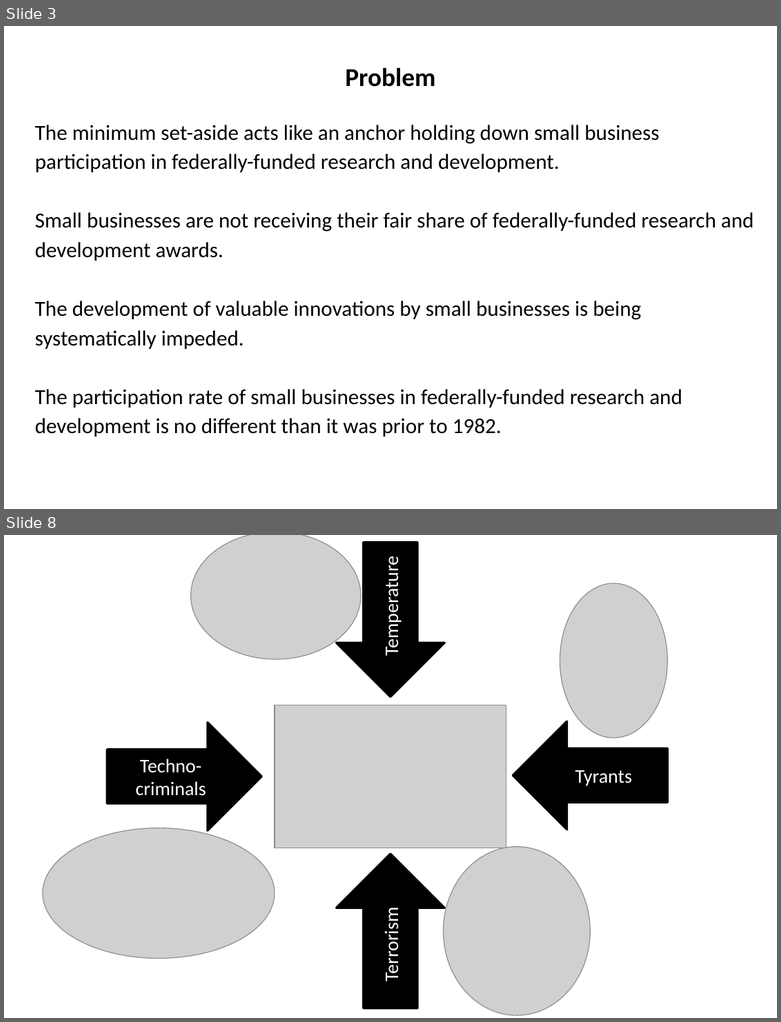
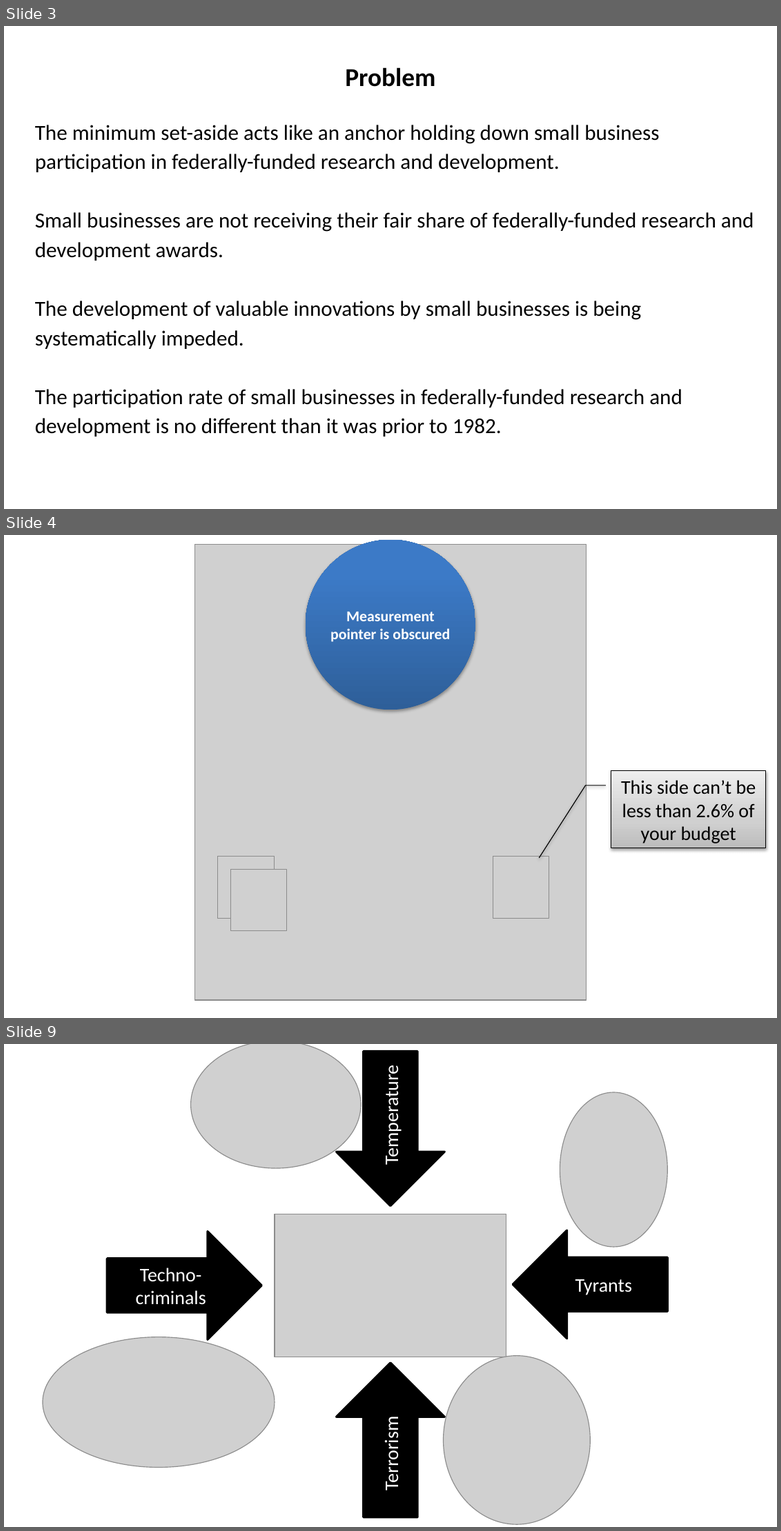
Before and after one commit to SLU-Courses-Townes/POLS6310, a slide deck: FinalProject/Docs/Townes_POLS6310_2019_Spring_FinalProject_Presentation_v00.pptx. Shown one above the other, each under a label of ours: slides 3 and 8 before the commit, slides 3, 4 and 9 after it; the slides between them are not shown. The pictures are 781x1022 and 781x1531 pixels, drawn with LibreOffice and Linux fonts; fonts in the diff are those of the drawing; grey boxes stand for pictures. Boxes give left, top, right and bottom in pixels: in the first picture for what was removed or moved away, otherwise in the second. Text is boxed around its words. In the diff, an @@ line names an element or a change of style, - is before the commit and + after.

```diff
--- a/FinalProject/Docs/Townes_POLS6310_2019_Spring_FinalProject_Presentation_v00.pptx
+++ b/FinalProject/Docs/Townes_POLS6310_2019_Spring_FinalProject_Presentation_v00.pptx
@@ slide 4 added at [4, 535, 777, 1018], background #FFFFFF @@
@@ picture added at [195, 544, 586, 1000] @@
@@ ellipse added at [306, 540, 475, 710], fill gradient #2F5F99 to #3D7CC7 to #3A7CCB, 14 pt, text #FFFFFF, bold @@
+Measurement pointer is obscured
@@ border callout added at [611, 771, 766, 848], fill gradient #BDBDBD to #D1D1D1 to #EEEEEE, outline #000000 0.75 pt, 18 pt, text #000000 @@
+This side can’t be less than 2.6% of your budget
@@ picture added at [218, 857, 274, 919] @@
@@ picture added at [493, 857, 550, 919] @@
@@ picture added at [230, 869, 287, 930] @@
@@ what was slide 8 is now slide 9 @@
```
Also in this commit, not shown: 5 slides changed, 2 other slides added, 2 slides removed.
